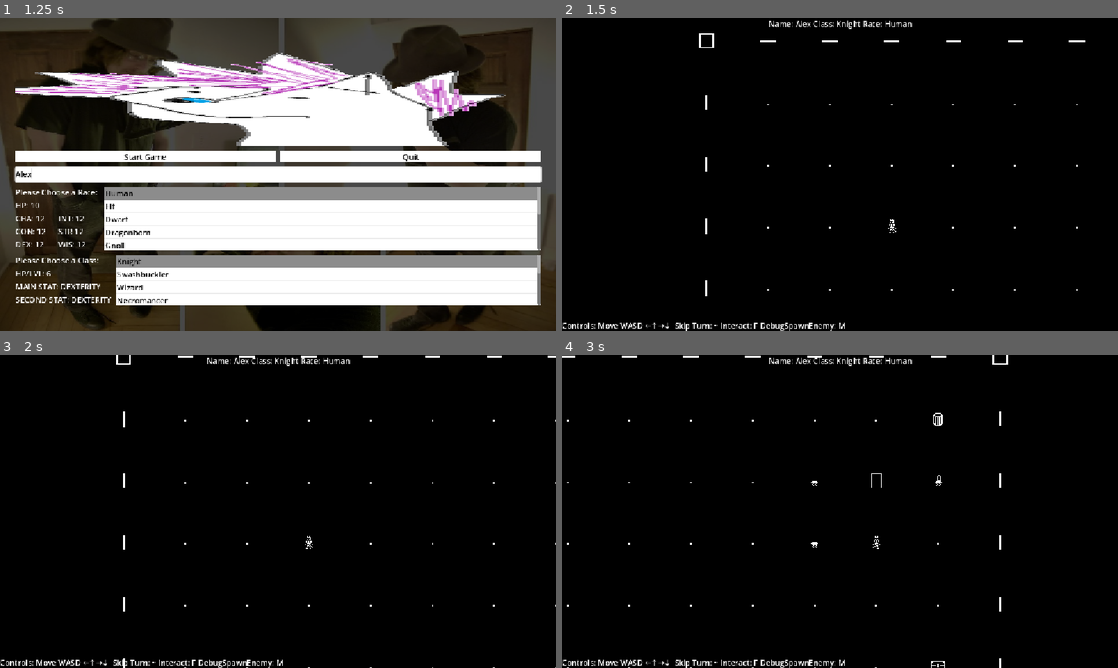
Above: before the commit, frames 1-4 (two rows, left to right).
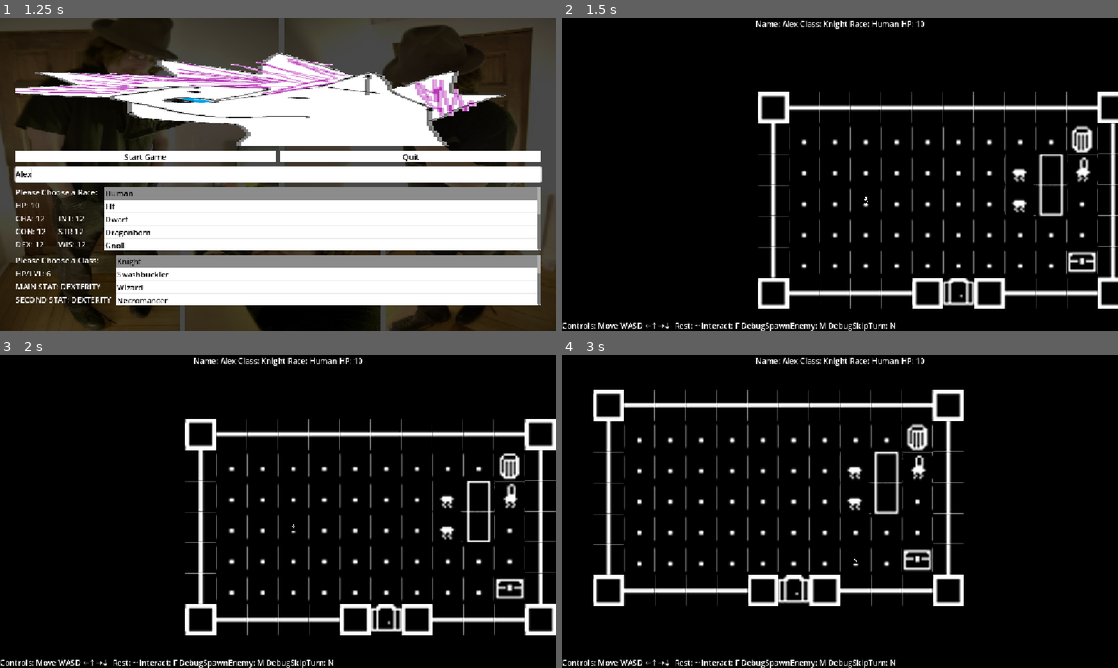
Above: after the commit, the same moments.

Repository: JohnScuzzman/Gnoll-Pointer-Godot-Game
Game: Godot game, scene res://level/main_menu.tscn
The game is run twice, just before and just after one commit, with the same random seed, the same clock (stepped at 60 frames per second) and the same inputs.
Inputs (mouse positions are in pixels of both pictures, inside the frame that each line leads up to):
- Up to frame 1 (1.25 s): click (278, 174) at 0.52 s; type "Alex" at 0.6 s
- Up to frame 2 (1.5 s): click "Start Game" at 1.25 s
- Up to frame 3 (2 s): no input
- Up to frame 4 (3 s): hold D (right) 2.03-2.78 s; hold F (interact) 2.03-2.78 s; tap ` (rest) at 2.3, 2.85 s; hold S (down) from 2.78 s (still down)

Frame 1 is identical in both runs. In frame 2, 9.4% of the frame differs, in the area x 20-100%, y 0-100%; in frame 3, 9.4%; in frame 4, 9.8%, in the area x 0-81%, y 0-100%.

Commit message:
Added max_health, Added Rest, Fixed collisions

Diff:
--- a/entity/base_entity.gd
+++ b/entity/base_entity.gd
@@ -8,4 +8,4 @@
 @export var equiped_ammo: GlobalEnums.AmmoTypes
 @export var character_class: CharacterClass
 @export var inventory: Array[Item]
-@export var race: GlobalEnums.Races
+@export var race: Stats
--- a/entity/enemy.gd
+++ b/entity/enemy.gd
@@ -14,10 +14,10 @@
 func _ready():
 	add_to_group("enemy")
 	gravity_scale = 0
-	sprite.offset = Vector2(GlobalVariable.tile_size / 2, GlobalVariable.tile_size / 2)
-	shape_cast.position = Vector2(GlobalVariable.tile_size / 2, GlobalVariable.tile_size / 2)
-	shape_cast.shape.size = Vector2(GlobalVariable.tile_size / 2, GlobalVariable.tile_size / 2)
-	collision_shape.position = Vector2(GlobalVariable.tile_size / 2, GlobalVariable.tile_size / 2)
+	sprite.offset = Vector2(GlobalVariable.tile_size / 2.0, GlobalVariable.tile_size / 2.0)
+	shape_cast.position = Vector2(GlobalVariable.tile_size / 2.0, GlobalVariable.tile_size / 2.0)
+	shape_cast.shape.size = Vector2(GlobalVariable.tile_size / 2.0, GlobalVariable.tile_size / 2.0)
+	collision_shape.position = Vector2(GlobalVariable.tile_size / 2.0, GlobalVariable.tile_size / 2.0)
 	collision_shape.shape.size = Vector2(GlobalVariable.tile_size, GlobalVariable.tile_size)
 
 func on_hit(value):
@@ -49,18 +49,18 @@
 		if abs(direction.x) > abs(direction.y):
 			if direction.x > 0:
 				sprite.flip_h = true
-				shape_cast.target_position = Vector2((GlobalVariable.tile_size / 2), 0)
+				shape_cast.target_position = Vector2((GlobalVariable.tile_size / 2.0), 0)
 				new_position = get_rounded_vector2(global_position.x + GlobalVariable.tile_size, global_position.y)
 			else:
 				sprite.flip_h = false
-				shape_cast.target_position = Vector2(-(GlobalVariable.tile_size / 2), 0)
+				shape_cast.target_position = Vector2(-(GlobalVariable.tile_size / 2.0), 0)
 				new_position = get_rounded_vector2(global_position.x - GlobalVariable.tile_size, global_position.y)
 		else:
 			if direction.y > 0:
-				shape_cast.target_position = Vector2(0, (GlobalVariable.tile_size / 2))
+				shape_cast.target_position = Vector2(0, (GlobalVariable.tile_size / 2.0))
 				new_position = get_rounded_vector2(global_position.x, global_position.y + GlobalVariable.tile_size)
 			else:
-				shape_cast.target_position = Vector2(0, -(GlobalVariable.tile_size / 2))
+				shape_cast.target_position = Vector2(0, -(GlobalVariable.tile_size / 2.0))
 				new_position = get_rounded_vector2(global_position.x, global_position.y - GlobalVariable.tile_size)
 
 		shape_cast.force_shapecast_update()
--- a/entity/player.gd
+++ b/entity/player.gd
@@ -1,15 +1,19 @@
 extends BaseEntity
+
+@export var rest_rate = 1
 
 @onready var sprite = $Sprite2D
 @onready var collision_shape = $CollisionShape2D
 @onready var shape_cast: ShapeCast2D = $ShapeCast2D
 
+var is_resting = false
+
 func _ready():
 	add_to_group("player")
-	sprite.offset = Vector2(GlobalVariable.tile_size / 2, GlobalVariable.tile_size / 2)
-	shape_cast.position = Vector2(GlobalVariable.tile_size / 2, GlobalVariable.tile_size / 2)
-	shape_cast.shape.size = Vector2(GlobalVariable.tile_size / 2, GlobalVariable.tile_size / 2)
-	collision_shape.position = Vector2(GlobalVariable.tile_size / 2, GlobalVariable.tile_size / 2)
+	sprite.offset = Vector2(GlobalVariable.tile_size / 2.0, GlobalVariable.tile_size / 2.0)
+	shape_cast.position = Vector2(GlobalVariable.tile_size / 2.0, GlobalVariable.tile_size / 2.0)
+	shape_cast.shape.size = Vector2(GlobalVariable.tile_size / 2.0, GlobalVariable.tile_size / 2.0)
+	collision_shape.position = Vector2(GlobalVariable.tile_size / 2.0, GlobalVariable.tile_size / 2.0)
 	collision_shape.shape.size = Vector2(GlobalVariable.tile_size, GlobalVariable.tile_size)
 
 func try_move_or_colide(input_direction):
@@ -20,17 +24,17 @@
 
 	if (input_direction.x < 0):
 		sprite.flip_h = false
-		shape_cast.target_position = Vector2(-(GlobalVariable.tile_size / 2), 0)
+		shape_cast.target_position = Vector2(-(GlobalVariable.tile_size / 2.0), 0)
 		new_player_position = get_rounded_vector2(global_position.x - GlobalVariable.tile_size, global_position.y)
 	elif (input_direction.x > 0):
 		sprite.flip_h = true
-		shape_cast.target_position = Vector2((GlobalVariable.tile_size / 2), 0)
+		shape_cast.target_position = Vector2((GlobalVariable.tile_size / 2.0), 0)
 		new_player_position = get_rounded_vector2(global_position.x + GlobalVariable.tile_size, global_position.y)
 	elif (input_direction.y < 0):
-		shape_cast.target_position = Vector2(0, -(GlobalVariable.tile_size / 2))
+		shape_cast.target_position = Vector2(0, -(GlobalVariable.tile_size / 2.0))
 		new_player_position = get_rounded_vector2(global_position.x, global_position.y - GlobalVariable.tile_size)
 	elif (input_direction.y > 0):
-		shape_cast.target_position = Vector2(0, (GlobalVariable.tile_size / 2))
+		shape_cast.target_position = Vector2(0, (GlobalVariable.tile_size / 2.0))
 		new_player_position = get_rounded_vector2(global_position.x, global_position.y + GlobalVariable.tile_size)
 
 	shape_cast.force_shapecast_update()
@@ -46,5 +50,14 @@
 	return Vector2(round(x / GlobalVariable.tile_size) * GlobalVariable.tile_size, round(y / GlobalVariable.tile_size) * GlobalVariable.tile_size)
 
 func on_hit(value):
-	# TODO : Calculate on hit and modifiy values
-	print("Modify player attribute")
+	value -= stats.armor_class
+	stats.health_points -= value
+
+func can_rest():
+	return stats.health_points < stats.max_health_points
+
+func on_rest():
+	stats.health_points += rest_rate
+	if (stats.health_points >= stats.max_health_points):
+		stats.health_points = stats.max_health_points
+		is_resting = false;
--- a/level/game_level.gd
+++ b/level/game_level.gd
@@ -15,7 +15,6 @@
 var player_race: Resource
 
 var active_enemies: Array
-var turns_to_skip = 0
 var is_player_turn: bool = true
 
 #Delete this later DebugValue
@@ -24,47 +23,65 @@
 func _ready() -> void:
 	player = PLAYER_SCENE.instantiate()
 	player.global_position = Vector2(GlobalVariable.tile_size * 3, GlobalVariable.tile_size * 3)
+	var stats = Stats.new()
+	stats.name = str(player_name)
+	stats.max_health_points = player_race.max_health_points
+	stats.health_points = player_race.health_points
+	stats.charisma = player_race.charisma
+	stats.intelligence = player_race.intelligence
+	stats.constitution = player_race.constitution
+	stats.strength = player_race.strength
+	stats.dexterity = player_race.dexterity
+	stats.wisdom = player_race.wisdom
+	player.stats = stats
+	player.character_class = player_class
+	player.race = player_race
 	add_child(player)
 
 	player.get_node("RemoteTransform2D").remote_path = main_camera.get_path()
 
-	print("This is where you would set stuff about the player")
-	user_interface.get_node("DebugLabel").text = "Name: " + str(player_name) + " Class: " + str(player_class.name) + " Race: " + str(player_race.name)
+	print("Start of turn ", turn)
+
+func update_ui():
+		user_interface.get_node("DebugLabel").text = "Name: " + str(player.stats.name) + \
+			" Class: " + str(player.character_class.name) + \
+			" Race: " + str(player.race.name) + \
+			" HP: " + str(player.stats.health_points)
 
 func _physics_process(_delta: float) -> void:
-	if (turns_to_skip > 0):
-		print("Player turn skipped")
-		turns_to_skip -= 1
-		turn_timer.start(turn_cooldown)
+	update_ui()
 
-	var input_direction = Vector2(
-			Input.get_action_strength("right") - Input.get_action_strength("left"),
-			Input.get_action_strength("down") - Input.get_action_strength("up"))
+	if (is_player_turn):
+		if (player.is_resting):
+			player.on_rest()
+			end_player_turn()
 
-	if (is_player_turn == true && input_direction != Vector2.ZERO):
-		is_player_turn = false
+		var input_direction = Vector2(
+				Input.get_action_strength("right") - Input.get_action_strength("left"),
+				Input.get_action_strength("down") - Input.get_action_strength("up"))
 
-		var player_collision = player.try_move_or_colide(input_direction)
-		if (player_collision != null):
-			print(player_collision.name)
-			if player_collision.is_in_group("enemy"):
-				print("Colided with an enemy")
-				# TODO : Combat
-				player_collision.on_hit(1)
-			else:
-				print("Colided with an obstacle")
+		if (input_direction != Vector2.ZERO):
+			var player_collision = player.try_move_or_colide(input_direction)
+			if (player_collision != null):
+				if player_collision.is_in_group("enemy"):
+					print("Colided with an enemy")
+					player_collision.on_hit(1)
+				else:
+					print("Colided with an obstacle")
 
-		print("End of player turn")
-		turn_timer.start(turn_cooldown)
+			end_player_turn()
 
 func _unhandled_input(event: InputEvent) -> void:
 	if (is_player_turn && event.is_action_pressed("rest") ||
-		event.is_action_pressed("interact") || event.is_action_pressed("spawn")):
+		event.is_action_pressed("interact") || event.is_action_pressed("spawn") ||
+		event.is_action_pressed("skip_turn")):
 
-		is_player_turn = false
+		if (event.is_action_pressed("skip_turn")):
+			end_player_turn()
 
-		if event.is_action_pressed("rest"):
-			turns_to_skip = 2;
+		if (event.is_action_pressed("rest") && player.can_rest()):
+			player.is_resting = true
+			end_player_turn()
 
 		if event.is_action_pressed("interact"):
 			print("Check North, South, West, East, Current Position for an interactable and call its on_interact function")
@@ -76,15 +93,17 @@
 			add_child(test_enemy)
 			active_enemies.append(test_enemy)
 
-		print("End of player turn")
-		turn_timer.start(turn_cooldown)
+func end_player_turn():
+	print("End of player turn")
+	is_player_turn = false
+	turn_timer.start(turn_cooldown)
 
 func _on_turn_timer_timeout() -> void:
 	enemy_turn()
 
-# TODO : There is a weird behaviour where the enemy can end up under the player
-# as like its trying to move even tho its dead. Investigate
 func enemy_turn():
+	print("Start of enemy turn")
+
 	for active_enemy in active_enemies:
 		var enemy_collision = active_enemy.execute_turn(player)
 		if (enemy_collision != null && enemy_collision.is_in_group("player")):
--- a/level/game_level.tscn
+++ b/level/game_level.tscn
@@ -10,69 +10,70 @@
 
 [sub_resource type="TileSetAtlasSource" id="TileSetAtlasSource_komg3"]
 texture = ExtResource("4_ymwx8")
+texture_region_size = Vector2i(64, 64)
 0:0/0 = 0
-0:0/0/physics_layer_0/polygon_0/points = PackedVector2Array(-8, -8, 8, -8, 8, 8, -8, 8)
+0:0/0/physics_layer_0/polygon_0/points = PackedVector2Array(-32, -32, 32, -32, 32, 32, -32, 32)
 1:0/0 = 0
-1:0/0/physics_layer_0/polygon_0/points = PackedVector2Array(-8, -8, 8, -8, 8, 8, -8, 8)
+1:0/0/physics_layer_0/polygon_0/points = PackedVector2Array(-32, -32, 32, -32, 32, 32, -32, 32)
 2:0/0 = 0
-2:0/0/physics_layer_0/polygon_0/points = PackedVector2Array(-8, -8, 8, -8, 8, 8, -8, 8)
+2:0/0/physics_layer_0/polygon_0/points = PackedVector2Array(-32, -32, 32, -32, 32, 32, -32, 32)
 3:0/0 = 0
-3:0/0/physics_layer_0/polygon_0/points = PackedVector2Array(-8, -8, 8, -8, 8, 8, -8, 8)
+3:0/0/physics_layer_0/polygon_0/points = PackedVector2Array(-32, -32, 32, -32, 32, 32, -32, 32)
 4:0/0 = 0
-4:0/0/physics_layer_0/polygon_0/points = PackedVector2Array(-8, -8, 8, -8, 8, 8, -8, 8)
+4:0/0/physics_layer_0/polygon_0/points = PackedVector2Array(-32, -32, 32, -32, 32, 32, -32, 32)
 5:0/0 = 0
-5:0/0/physics_layer_0/polygon_0/points = PackedVector2Array(-8, -8, 8, -8, 8, 8, -8, 8)
+5:0/0/physics_layer_0/polygon_0/points = PackedVector2Array(-32, -32, 32, -32, 32, 32, -32, 32)
 6:0/0 = 0
 7:0/0 = 0
 8:0/0 = 0
-8:0/0/physics_layer_0/polygon_0/points = PackedVector2Array(-8, -8, 8, -8, 8, 8, -8, 8)
+8:0/0/physics_layer_0/polygon_0/points = PackedVector2Array(-32, -32, 32, -32, 32, 32, -32, 32)
 9:0/0 = 0
-9:0/0/physics_layer_0/polygon_0/points = PackedVector2Array(-8, -8, 8, -8, 8, 8, -8, 8)
+9:0/0/physics_layer_0/polygon_0/points = PackedVector2Array(-32, -32, 32, -32, 32, 32, -32, 32)
 0:1/0 = 0
-0:1/0/physics_layer_0/polygon_0/points = PackedVector2Array(-8, -8, 8, -8, 8, 8, -8, 8)
+0:1/0/physics_layer_0/polygon_0/points = PackedVector2Array(-32, -32, 32, -32, 32, 32, -32, 32)
 1:1/0 = 0
-1:1/0/physics_layer_0/polygon_0/points = PackedVector2Array(-8, -8, 8, -8, 8, 8, -8, 8)
+1:1/0/physics_layer_0/polygon_0/points = PackedVector2Array(-32, -32, 32, -32, 32, 32, -32, 32)
 2:1/0 = 0
-2:1/0/physics_layer_0/polygon_0/points = PackedVector2Array(-8, -8, 8, -8, 8, 8, -8, 8)
+2:1/0/physics_layer_0/polygon_0/points = PackedVector2Array(-32, -32, 32, -32, 32, 32, -32, 32)
 3:1/0 = 0
-3:1/0/physics_layer_0/polygon_0/points = PackedVector2Array(-8, -8, 8, -8, 8, 8, -8, 8)
+3:1/0/physics_layer_0/polygon_0/points = PackedVector2Array(-32, -32, 32, -32, 32, 32, -32, 32)
 4:1/0 = 0
-4:1/0/physics_layer_0/polygon_0/points = PackedVector2Array(-8, -8, 8, -8, 8, 8, -8, 8)
+4:1/0/physics_layer_0/polygon_0/points = PackedVector2Array(-32, -32, 32, -32, 32, 32, -32, 32)
 5:1/0 = 0
-5:1/0/physics_layer_0/polygon_0/points = PackedVector2Array(-8, -8, 8, -8, 8, 8, -8, 8)
+5:1/0/physics_layer_0/polygon_0/points = PackedVector2Array(-32, -32, 32, -32, 32, 32, -32, 32)
 6:1/0 = 0
 7:1/0 = 0
-7:1/0/physics_layer_0/polygon_0/points = PackedVector2Array(-8, -8, 8, -8, 8, 8, -8, 8)
+7:1/0/physics_layer_0/polygon_0/points = PackedVector2Array(-32, -32, 32, -32, 32, 32, -32, 32)
 8:1/0 = 0
-8:1/0/physics_layer_0/polygon_0/points = PackedVector2Array(-8, -8, 8, -8, 8, 8, -8, 8)
+8:1/0/physics_layer_0/polygon_0/points = PackedVector2Array(-32, -32, 32, -32, 32, 32, -32, 32)
 9:1/0 = 0
-9:1/0/physics_layer_0/polygon_0/points = PackedVector2Array(8, 8, 8, -8, -8, -8, -8, 8)
+9:1/0/physics_layer_0/polygon_0/points = PackedVector2Array(-32, -32, 32, -32, 32, 32, -32, 32)
 10:0/0 = 0
-10:0/0/physics_layer_0/polygon_0/points = PackedVector2Array(8, 8, 8, -8, -8, -8, -8, 8)
+10:0/0/physics_layer_0/polygon_0/points = PackedVector2Array(-32, -32, 32, -32, 32, 32, -32, 32)
 10:1/0 = 0
 11:1/0 = 0
-11:1/0/physics_layer_0/polygon_0/points = PackedVector2Array(8, 8, 8, -8, -8, -8, -8, 8)
+11:1/0/physics_layer_0/polygon_0/points = PackedVector2Array(-32, -32, 32, -32, 32, 32, -32, 32)
 11:0/0 = 0
 12:0/0 = 0
-12:0/0/physics_layer_0/polygon_0/points = PackedVector2Array(8, 8, 8, -8, -8, -8, -8, 8)
+12:0/0/physics_layer_0/polygon_0/points = PackedVector2Array(-32, -32, 32, -32, 32, 32, -32, 32)
 12:1/0 = 0
-12:1/0/physics_layer_0/polygon_0/points = PackedVector2Array(8, 8, 8, -8, -8, -8, -8, 8)
+12:1/0/physics_layer_0/polygon_0/points = PackedVector2Array(-32, -32, 32, -32, 32, 32, -32, 32)
 13:0/0 = 0
-13:0/0/physics_layer_0/polygon_0/points = PackedVector2Array(8, 8, 8, -8, -8, -8, -8, 8)
+13:0/0/physics_layer_0/polygon_0/points = PackedVector2Array(-32, -32, 32, -32, 32, 32, -32, 32)
 13:1/0 = 0
-13:1/0/physics_layer_0/polygon_0/points = PackedVector2Array(8, 8, 8, -8, -8, -8, -8, 8)
+13:1/0/physics_layer_0/polygon_0/points = PackedVector2Array(-32, -32, 32, -32, 32, 32, -32, 32)
 14:0/0 = 0
-14:0/0/physics_layer_0/polygon_0/points = PackedVector2Array(8, 8, 8, -8, -8, -8, -8, 8)
+14:0/0/physics_layer_0/polygon_0/points = PackedVector2Array(-32, -32, 32, -32, 32, 32, -32, 32)
 14:1/0 = 0
-14:1/0/physics_layer_0/polygon_0/points = PackedVector2Array(-8, -8, 8, -8, 8, 8, -8, 8)
+14:1/0/physics_layer_0/polygon_0/points = PackedVector2Array(-32, -32, 32, -32, 32, 32, -32, 32)
 15:0/0 = 0
 15:1/0 = 0
 3:2/0 = 0
 2:2/0 = 0
 1:2/0 = 0
-1:2/0/physics_layer_0/polygon_0/points = PackedVector2Array(-8, -8, 8, -8, 8, 8, -8, 8)
+1:2/0/physics_layer_0/polygon_0/points = PackedVector2Array(-32, -32, 32, -32, 32, 32, -32, 32)
 0:2/0 = 0
-0:2/0/physics_layer_0/polygon_0/points = PackedVector2Array(-8, -8, 8, -8, 8, 8, -8, 8)
+0:2/0/physics_layer_0/polygon_0/points = PackedVector2Array(-32, -32, 32, -32, 32, 32, -32, 32)
 
 [sub_resource type="TileSet" id="TileSet_4sx37"]
 tile_size = Vector2i(64, 64)
@@ -291,7 +292,6 @@
 
 [node name="Camera2D" type="Camera2D" parent="." unique_id=708833318]
 position = Vector2(32, 32)
-zoom = Vector2(2, 2)
 position_smoothing_enabled = true
 position_smoothing_speed = 10.0
 
--- a/project.godot
+++ b/project.godot
@@ -74,6 +74,11 @@
 "events": [Object(InputEventKey,"resource_local_to_scene":false,"resource_name":"","device":-1,"window_id":0,"alt_press …(192 unchanged characters)…
 ]
 }
+skip_turn={
+"deadzone": 0.2,
+"events": [Object(InputEventKey,"resource_local_to_scene":false,"resource_name":"","device":-1,"window_id":0,"alt_pressed":false,"shift_pressed":false,"ctrl_pressed":false,"meta_pressed":false,"pressed":false,"keycode":0,"physical_keycode":78,"key_label":0,"unicode":110,"location":0,"echo":false,"script":null)
+]
+}
 
 [physics]
 
--- a/resources/character_races/automaton.tres
+++ b/resources/character_races/automaton.tres
@@ -12,4 +12,5 @@
 strength = 14
 wisdom = 10
 health_points = 10
+max_health_points = 10
 metadata/_custom_type_script = "uid://c3rva5ydu7iwf"
--- a/resources/character_races/avian.tres
+++ b/resources/character_races/avian.tres
@@ -12,4 +12,5 @@
 strength = 14
 wisdom = 10
 health_points = 12
+max_health_points = 12
 metadata/_custom_type_script = "uid://c3rva5ydu7iwf"
--- a/resources/character_races/dragonborn.tres
+++ b/resources/character_races/dragonborn.tres
@@ -12,4 +12,5 @@
 strength = 16
 wisdom = 10
 health_points = 12
+max_health_points = 12
 metadata/_custom_type_script = "uid://c3rva5ydu7iwf"
--- a/resources/character_races/dwarf.tres
+++ b/resources/character_races/dwarf.tres
@@ -12,4 +12,5 @@
 strength = 14
 wisdom = 16
 health_points = 10
+max_health_points = 10
 metadata/_custom_type_script = "uid://c3rva5ydu7iwf"
--- a/resources/character_races/elf.tres
+++ b/resources/character_races/elf.tres
@@ -12,4 +12,5 @@
 strength = 10
 wisdom = 12
 health_points = 8
+max_health_points = 8
 metadata/_custom_type_script = "uid://c3rva5ydu7iwf"
--- a/resources/character_races/gnoll.tres
+++ b/resources/character_races/gnoll.tres
@@ -12,4 +12,5 @@
 strength = 16
 wisdom = 10
 health_points = 12
+max_health_points = 12
 metadata/_custom_type_script = "uid://c3rva5ydu7iwf"
--- a/resources/character_races/human.tres
+++ b/resources/character_races/human.tres
@@ -12,4 +12,5 @@
 strength = 12
 wisdom = 12
 health_points = 10
+max_health_points = 10
 metadata/_custom_type_script = "uid://c3rva5ydu7iwf"
--- a/resources/character_races/mantis.tres
+++ b/resources/character_races/mantis.tres
@@ -12,4 +12,5 @@
 strength = 16
 wisdom = 10
 health_points = 12
+max_health_points = 12
 metadata/_custom_type_script = "uid://c3rva5ydu7iwf"
--- a/resources/character_races/skeleton.tres
+++ b/resources/character_races/skeleton.tres
@@ -12,4 +12,5 @@
 strength = 8
 wisdom = 14
 health_points = 8
+max_health_points = 8
 metadata/_custom_type_script = "uid://c3rva5ydu7iwf"
--- a/resources/character_races/succubus.tres
+++ b/resources/character_races/succubus.tres
@@ -12,4 +12,5 @@
 strength = 8
 wisdom = 12
 health_points = 8
+max_health_points = 8
 metadata/_custom_type_script = "uid://c3rva5ydu7iwf"
--- a/resources/character_races/vampire.tres
+++ b/resources/character_races/vampire.tres
@@ -12,4 +12,5 @@
 strength = 10
 wisdom = 10
 health_points = 10
+max_health_points = 10
 metadata/_custom_type_script = "uid://c3rva5ydu7iwf"
--- a/resources/character_races/werewolf.tres
+++ b/resources/character_races/werewolf.tres
@@ -12,4 +12,5 @@
 strength = 16
 wisdom = 8
 health_points = 12
+max_health_points = 12
 metadata/_custom_type_script = "uid://c3rva5ydu7iwf"
--- a/user_interface/user_interface.tscn
+++ b/user_interface/user_interface.tscn
@@ -19,4 +19,4 @@
 offset_top = -23.0
 offset_right = 40.0
 grow_vertical = 0
-text = "Controls: Move WASD ←↑→↓  Skip Turn: ~ Interact: F DebugSpawnEnemy: M"
+text = "Controls: Move WASD ←↑→↓  Rest: ~ Interact: F DebugSpawnEnemy: M DebugSkipTurn: N"
Binary file changed: art/DungeonSprites/Dungeon_Spritesheet.png
